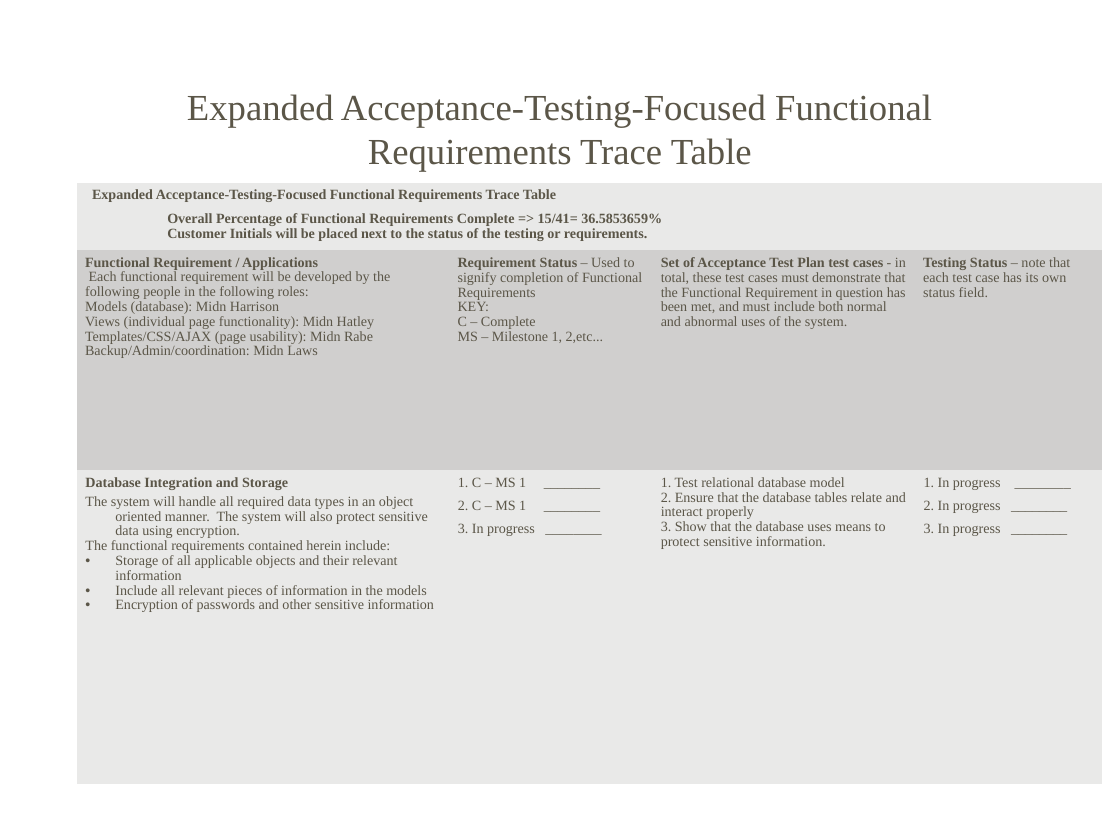
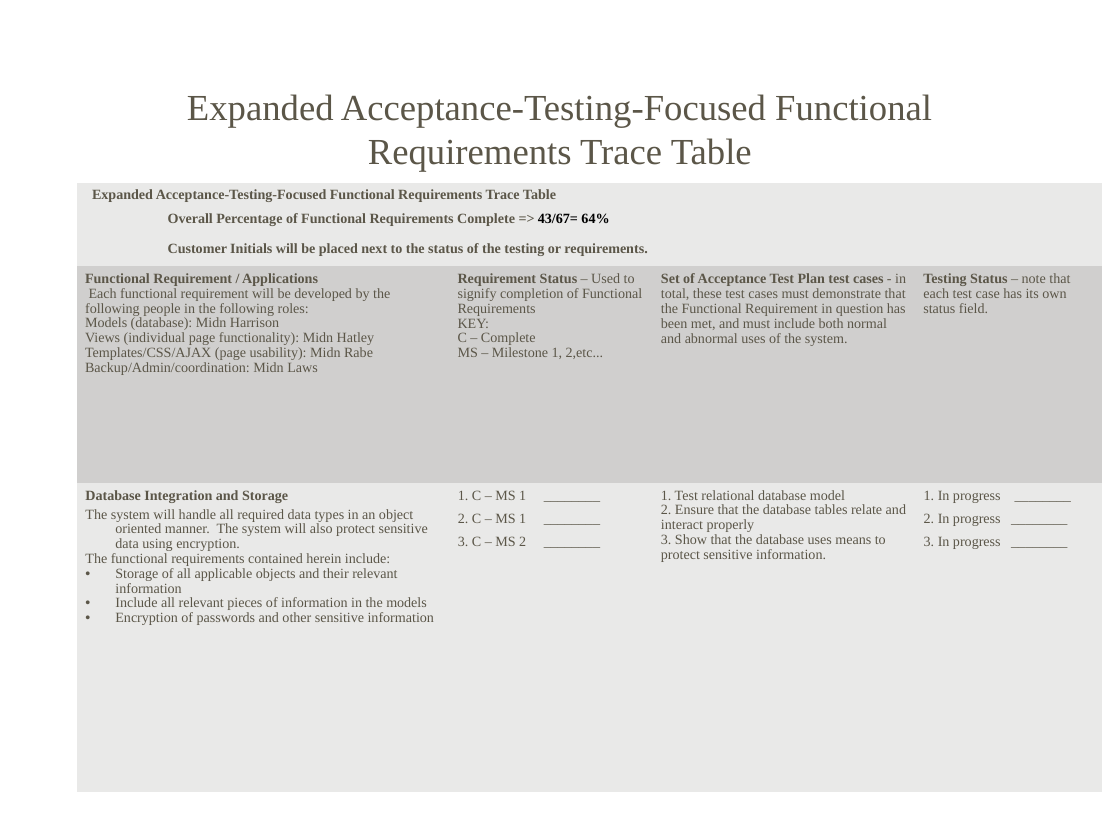
Before and after one commit to Letractively/company-management-system, a slide deck: slide 3 of src/Docs/Milestone03.ppt. Drawn at 1120x840 pixels with LibreOffice and Linux fonts; fonts in the diff are those of the drawing; background and template pictures are left out. Boxes give left, top, right and bottom in pixels: in the first picture for what was removed or moved away, otherwise in the second. Text is boxed around its words. In the diff, an @@ line names an element or a change of style, - is before the commit and + after.

Commit message:
updated docs and pivot tables and such.

```diff
--- a/src/Docs/Milestone03.ppt
+++ b/src/Docs/Milestone03.ppt
@@ table at (x1=77, y1=183, x2=1102, y2=792) @@
-row 1, column 1: Expanded Acceptance-Testing-Focused Functional Requirements Trace Table / Overall Percentage of Functional Requirements Complete => 15/41= 36.5853659% / Customer Initials will be placed next to the status of the testing or requirements.
+row 1, column 1: Expanded Acceptance-Testing-Focused Functional Requirements Trace Table / Overall Percentage of Functional Requirements Complete => 43/67= 64% / Customer Initials will be placed next to the status of the testing or requirements.
-row 3, column 2: 1. C – MS 1 ________ / 2. C – MS 1 ________ / 3. In progress ________
+row 3, column 2: 1. C – MS 1 ________ / 2. C – MS 1 ________ / 3. C – MS 2 ________
```
Also in this commit, not shown: 8 other slides changed, 6 other files.
